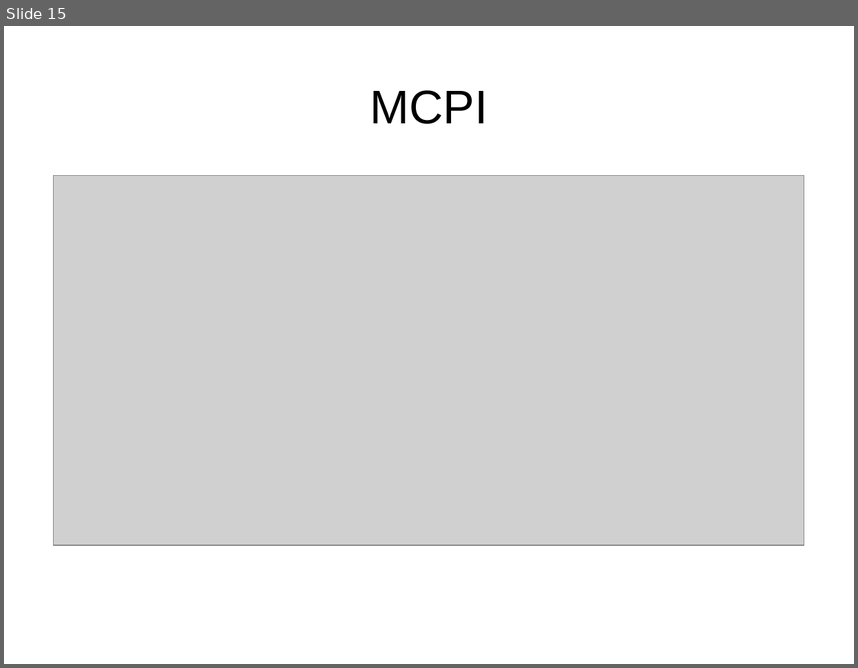
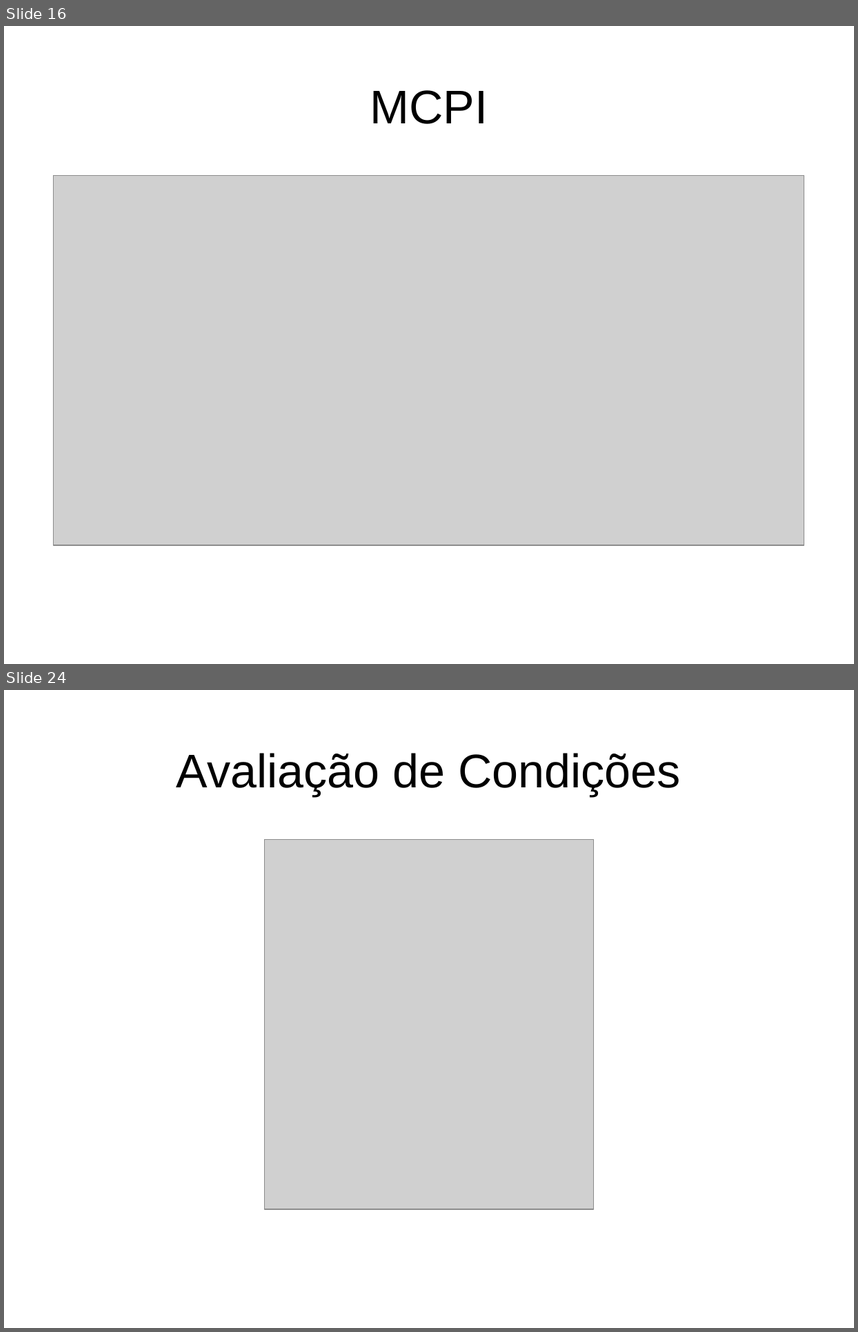
Before and after one commit to DiegoAscanio/minecraft-python, a slide deck: python-minecraft.odp. Shown one above the other, each under a label of ours: slide 15 before the commit, slides 16 and 24 after it; the slides between them are not shown. The pictures are 858x668 and 858x1332 pixels, drawn with LibreOffice and Linux fonts; fonts in the diff are those of the drawing; grey boxes stand for pictures. Boxes give left, top, right and bottom in pixels: in the first picture for what was removed or moved away, otherwise in the second. Text is boxed around its words. In the diff, an @@ line names an element or a change of style, - is before the commit and + after.

```diff
--- a/python-minecraft.odp
+++ b/python-minecraft.odp
@@ slide 24 added at bbox=[4, 690, 854, 1328], background #FFFFFF @@
@@ title added at bbox=[176, 753, 681, 796], 44 pt, text #000000 @@
+Avaliação de Condições
@@ picture added at bbox=[265, 839, 594, 1208] @@
@@ what was slide 15 is now slide 16 @@
```
Also in this commit, not shown: 6 slides changed, 17 other slides added, 2 other files.
